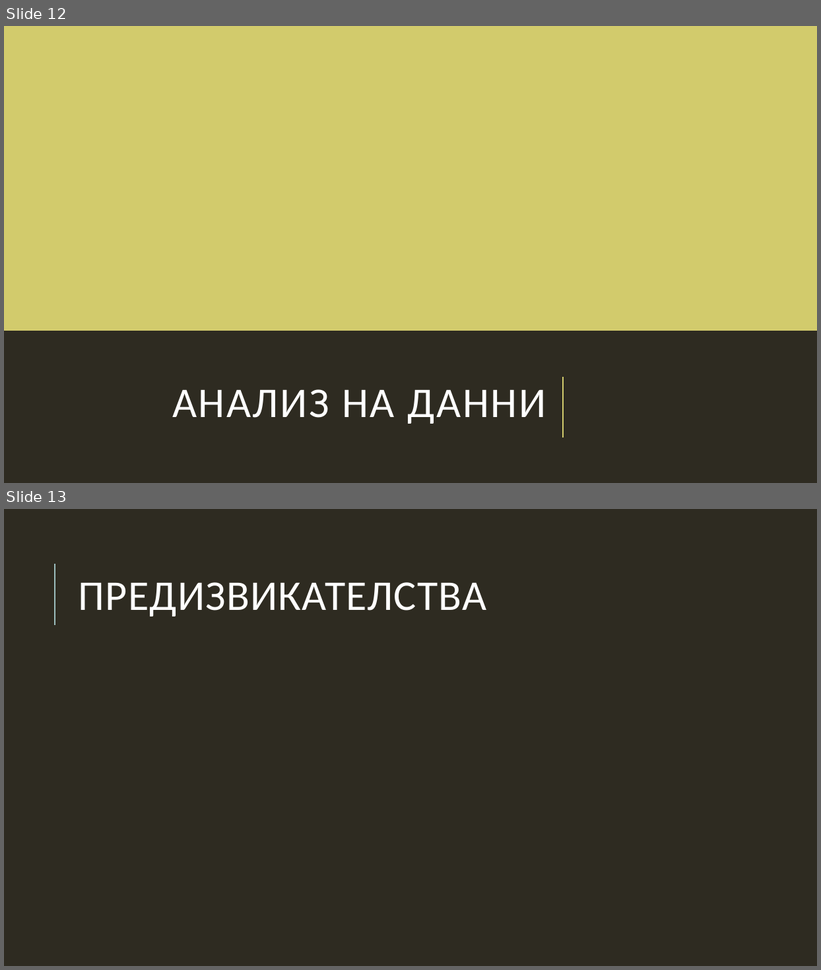
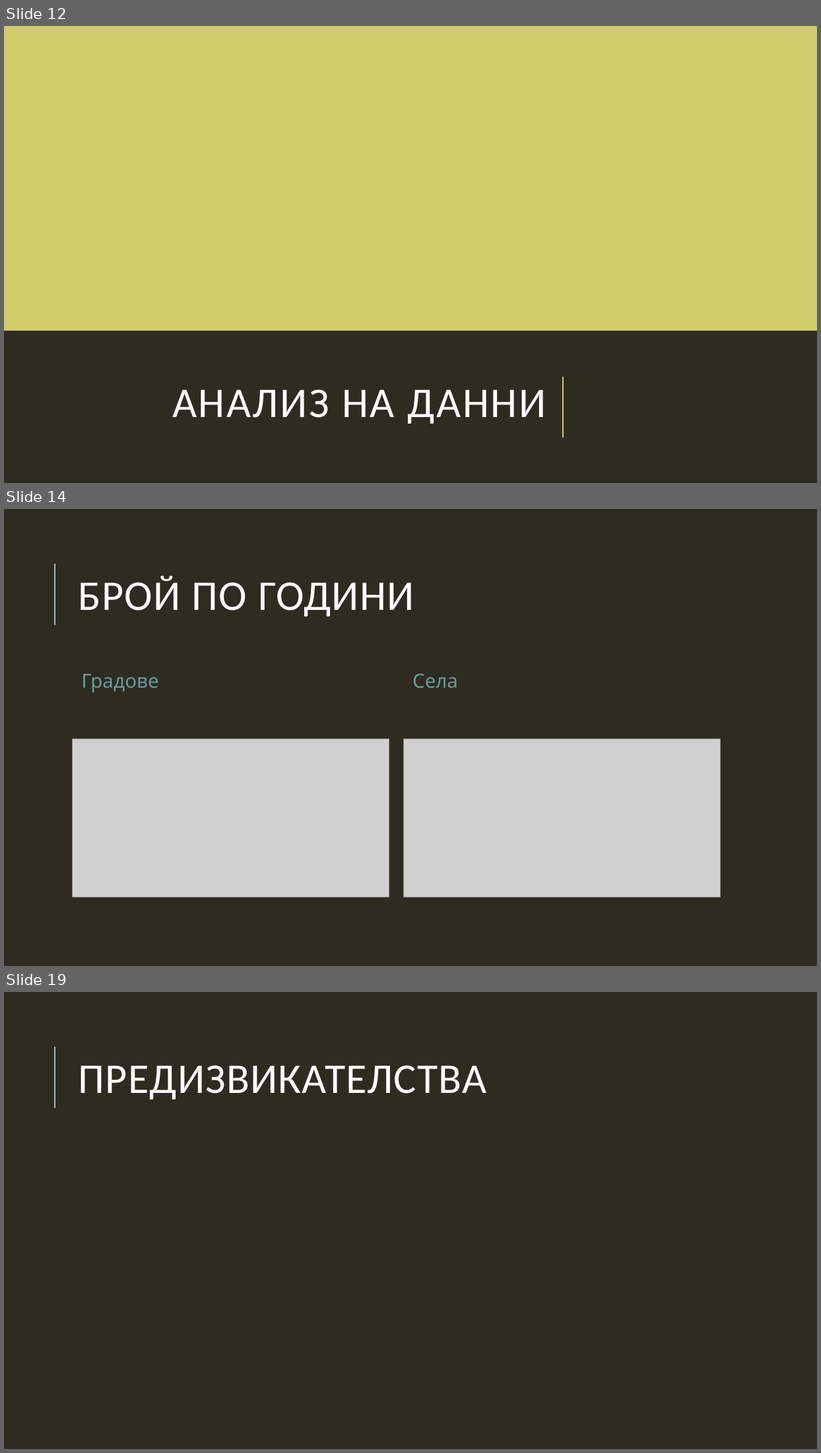
Before and after one commit to sarabadjieva/MITM322_DataMining, a slide deck: Анализ.pptx. Shown one above the other, each under a label of ours: slides 12 and 13 before the commit, slides 12, 14 and 19 after it; the slides between them are not shown. The pictures are 821x970 and 821x1453 pixels, drawn with LibreOffice and Linux fonts; fonts in the diff are those of the drawing; grey boxes stand for pictures. Boxes give left, top, right and bottom in pixels: in the first picture for what was removed or moved away, otherwise in the second. Text is boxed around its words. In the diff, an @@ line names an element or a change of style, - is before the commit and + after.

```diff
--- a/Анализ.pptx
+++ b/Анализ.pptx
@@ slide 14 added at bbox=[4, 509, 817, 966], background #2E2B21; not listed: 1 template element that a slide beside it also shows @@
@@ title added at bbox=[79, 576, 414, 617], 50 pt, text #FFFFFF @@
+БРОЙ ПО ГОДИНИ
@@ text added at bbox=[81, 674, 158, 692], 23 pt, text #689C9A @@
+Градове
@@ text added at bbox=[413, 674, 458, 688], 23 pt, text #689C9A @@
+Села
@@ picture added at bbox=[73, 739, 389, 898] @@
@@ picture added at bbox=[403, 739, 721, 898] @@
@@ what was slide 13 is now slide 19 @@
```
Also in this commit, not shown: 5 other slides added, 17 other files.
